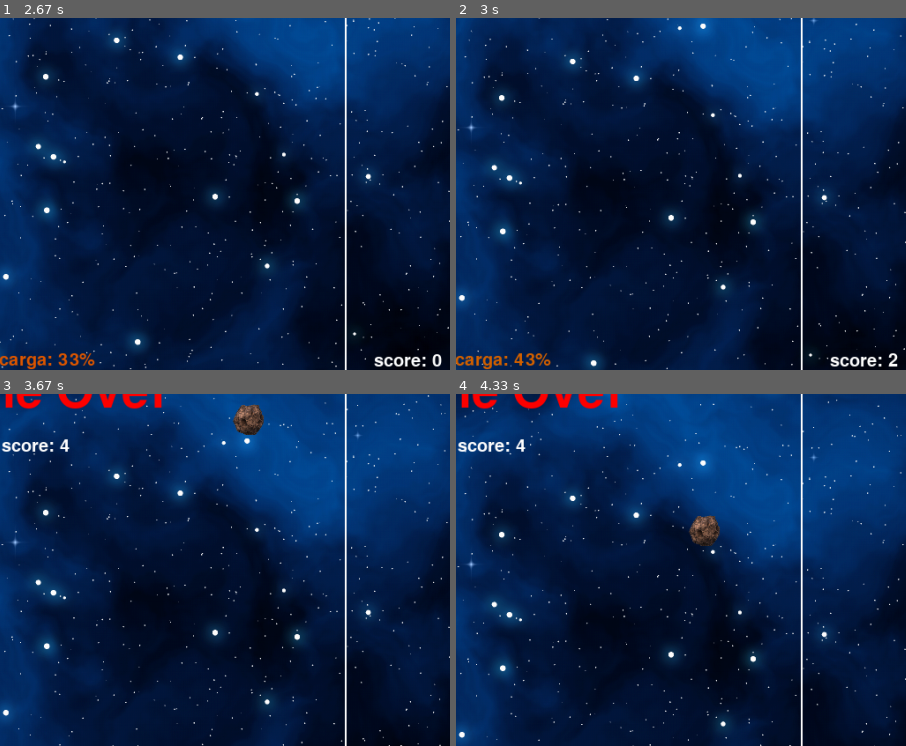
Above: before the commit, frames 1-4 (two rows, left to right).
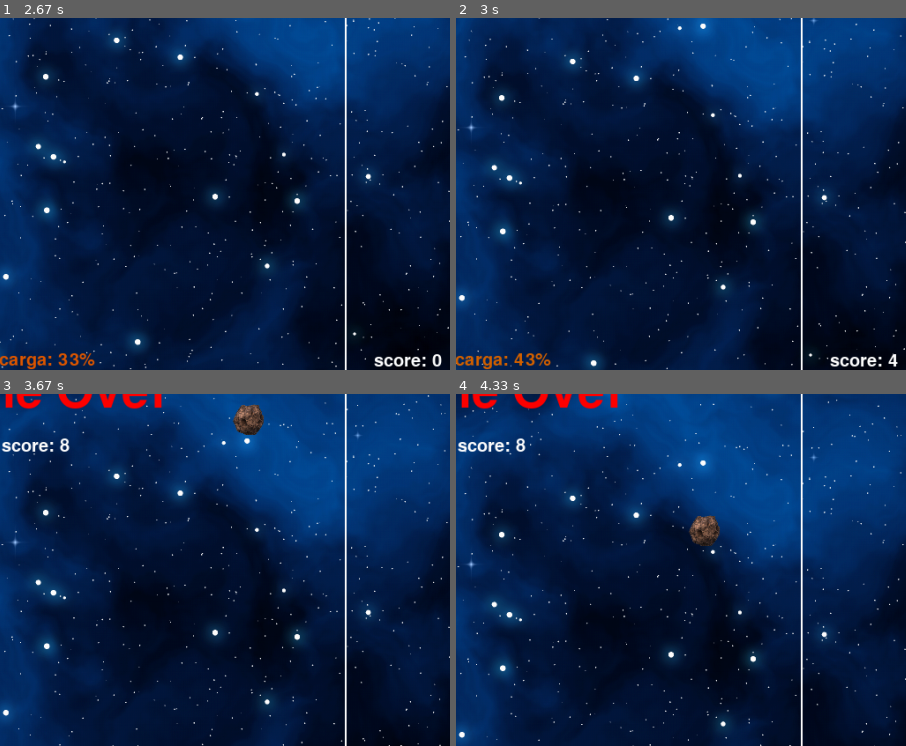
Above: after the commit, the same moments.

Repository: betra0/Pygame2
Game: pygame game, started from main.py
Two runs of this game, one before a commit and one after it. Both use one fixed random seed, a clock stepped at 60 frames per second and the inputs below.
Inputs (mouse positions are % of the whole screen's width and height, from its top left):
- Up to frame 1 (2.67 s): click (50, 50) at 0.38 s; click (60, 72) at 0.72 s; tap Space at 1 s; right-click (51, 61) at 1.38 s; click (47, 33) at 1.72 s; click (34, 17) at 2.05 s; click (12, 28) at 2.38 s
- Up to frame 2 (3 s): click (18, 37) at 2.72 s
- Up to frame 3 (3.67 s): click (72, 26) at 3.05 s
- Up to frame 4 (4.33 s): no input
The pictures show only the part of the screen within x 46-96%, y 50-100%; the shares and areas given below are measured in that part.

Frame 1 is identical in both runs. In frame 2, less than 0.1% of the frame differs, in the area x 96-99%, y 95-100%; in frame 3, less than 0.1%; in frame 4, less than 0.1%.

Commit message:
arregle bug posiblemente

Diff:
--- a/game.py
+++ b/game.py
@@ -40,15 +40,16 @@
 
 
     #===============cargar explosion============
-    explosion_chica_images = []
+
     explosion_images = [pygame.image.load(os.path.join(rutasprites, f"explosion{i+1}.png")) for i in range(11)]
-
-    for i in range(len(explosion_images)):
-        imagen_escalada = pygame.transform.scale(explosion_images[i], (30, 30))
-        explosion_chica_images.append(imagen_escalada)
+    explosion_chica_images = [pygame.image.load(os.path.join(rutasprites, f"explosion{i+1}.png")) for i in range(11)]
+
+    for i in range(len(explosion_chica_images)):
+        explosion_chica_images[i] = pygame.transform.scale(explosion_chica_images[i], (30, 30))
 
     for i in range(len(explosion_images)):
         explosion_images[i] = pygame.transform.scale(explosion_images[i], (100, 100))
+
     explosion_frame = 0  # Índice del fotograma actual de la explosión
     explosion_chica_frame = 0
     #::::::::::::::::::::::::::::::::::::::::::::::::::::::::::::::::::::::::
@@ -204,7 +205,7 @@
             finexplosion, explosion_frame =explosion(xss, yss, finexplosion, explosion_frame)
 
             if finexplosion == True:
-                print("fin explosion")
+                print(contadorfin)
                 pygame.mixer.music.pause()
                 contadorfin -= 1
                 fpsover -= 1
@@ -477,7 +478,7 @@
     efex_explocion1 = pygame.mixer.Sound(efectoexplocion2mp3)
     efex_explocion2 = pygame.mixer.Sound(efectoexplocion1mp3)
     efex_disparo1 =  pygame.mixer.Sound(efectodisparo1)
-    efex_disparo1.set_volume(0.3)
+    efex_disparo1.set_volume(0.6)
     efex_explocion1.set_volume(0.05)
     efex_explocion2.set_volume(0.1)
 
@@ -773,7 +774,7 @@
             timexetapa +=0.5
             frame += 0.05
             if cantidad_meteoros > 0:
-                score += 2
+                score += 4
             if time_dificultad >= 11:
                 cantidad_meteoros = dificil(cantidad_meteoros)
                 time_dificultad = 0
